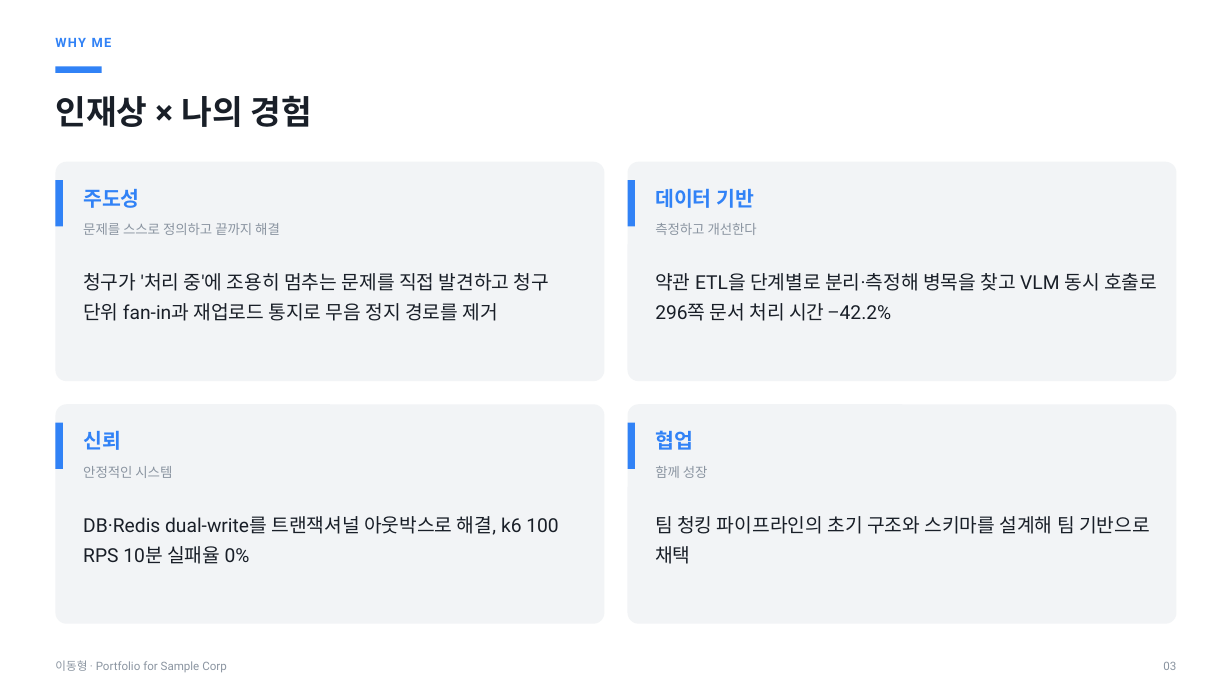
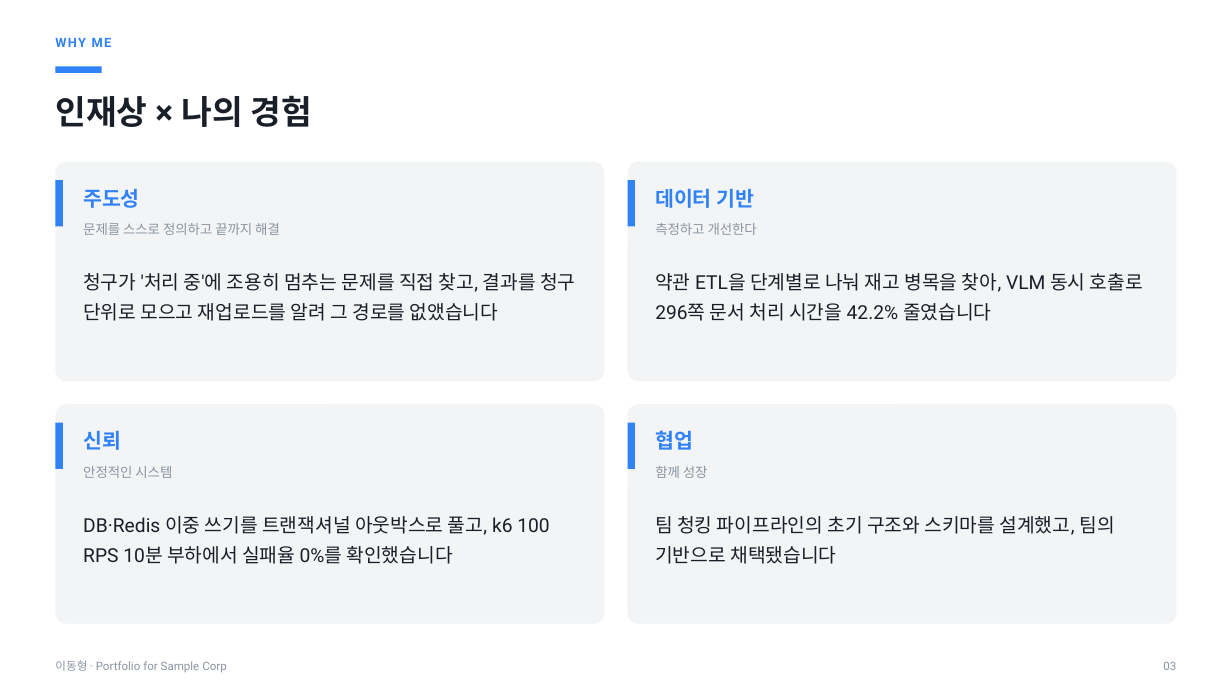
Before and after one commit to donghoong2/company-portfolio, a slide deck: slide 3 of output/_sample_portfolio.pptx. Drawn at 1232x693 pixels with LibreOffice and Linux fonts; fonts in the diff are those of the drawing. Boxes give left, top, right and bottom in pixels: in the first picture for what was removed or moved away, otherwise in the second. Text is boxed around its words. In the diff, an @@ line names an element or a change of style, - is before the commit and + after.

```diff
--- a/output/_sample_portfolio.pptx
+++ b/output/_sample_portfolio.pptx
@@ text at (83, 273, 575, 321): text changed @@
-청구가 '처리 중'에 조용히 멈추는 문제를 직접 발견하고 청구 단위 fan-in과 재업로드 통지로 무음 정지 경로를 제거
+청구가 '처리 중'에 조용히 멈추는 문제를 직접 찾고, 결과를 청구 단위로 모으고 재업로드를 알려 그 경로를 없앴습니다
@@ text at (655, 273, 1143, 321): text changed @@
-약관 ETL을 단계별로 분리·측정해 병목을 찾고 VLM 동시 호출로 296쪽 문서 처리 시간 −42.2%
+약관 ETL을 단계별로 나눠 재고 병목을 찾아, VLM 동시 호출로 296쪽 문서 처리 시간을 42.2% 줄였습니다
@@ text at (83, 516, 549, 564): text changed @@
-DB·Redis dual-write를 트랜잭셔널 아웃박스로 해결, k6 100 RPS 10분 실패율 0%
+DB·Redis 이중 쓰기를 트랜잭셔널 아웃박스로 풀고, k6 100 RPS 10분 부하에서 실패율 0%를 확인했습니다
@@ text at (655, 516, 1114, 564): text changed @@
-팀 청킹 파이프라인의 초기 구조와 스키마를 설계해 팀 기반으로 채택
+팀 청킹 파이프라인의 초기 구조와 스키마를 설계했고, 팀의 기반으로 채택됐습니다
```
Also in this commit, not shown: 6 other slides changed, 15 other files.
